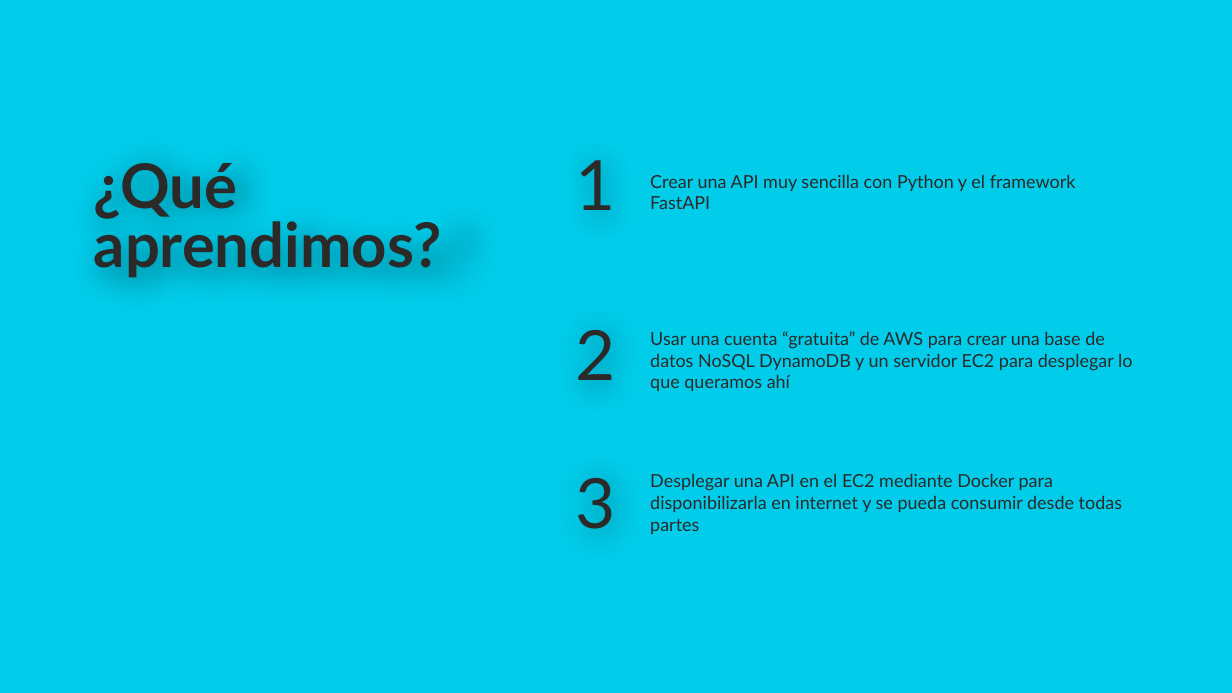
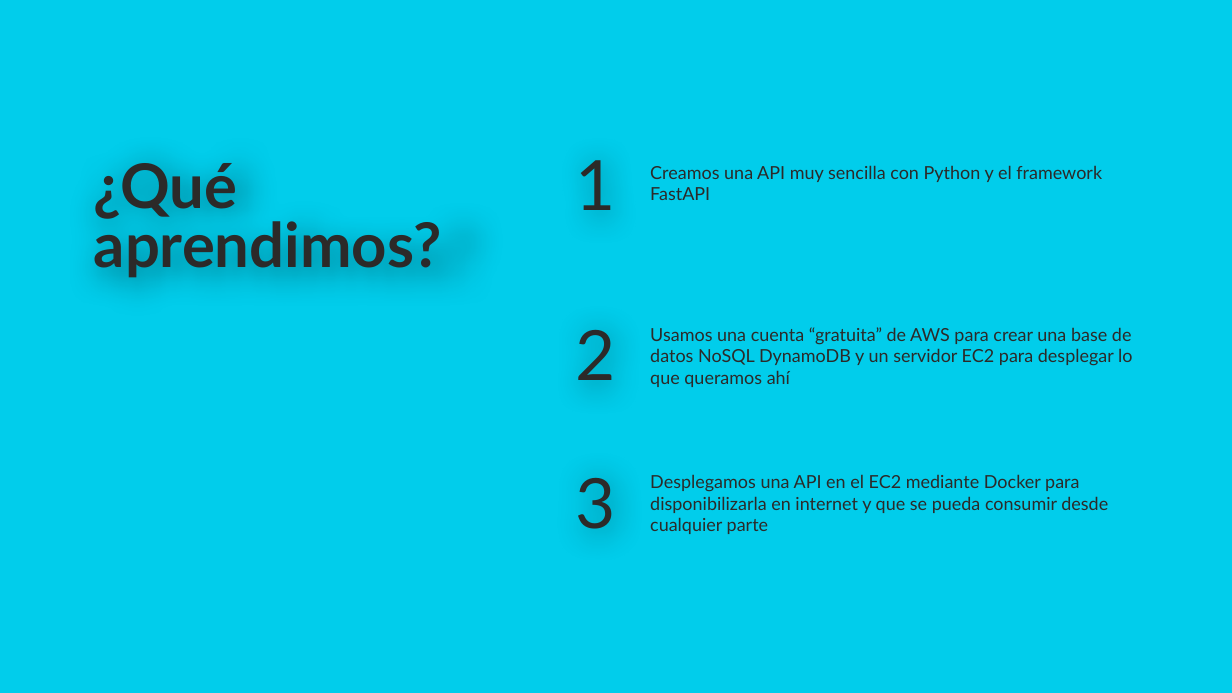
Before and after one commit to cde-aia-bc/curso-api-openhouse, a slide deck: slide 11 of Open House Curso API.pptx (slide 5 before the commit). Drawn at 1232x693 pixels with LibreOffice and Linux fonts; fonts in the diff are those of the drawing. Boxes give left, top, right and bottom in pixels: in the first picture for what was removed or moved away, otherwise in the second. Text is boxed around its words. In the diff, an @@ line names an element or a change of style, - is before the commit and + after.

```diff
--- a/Open House Curso API.pptx
+++ b/Open House Curso API.pptx
@@ text at (650, 165, 1102, 200): text changed @@
-Crear una API muy sencilla con Python y el framework FastAPI
+Creamos una API muy sencilla con Python y el framework FastAPI
@@ text at (650, 327, 1132, 387): text changed @@
-Usar una cuenta “gratuita” de AWS para crear una base de datos NoSQL DynamoDB y un servidor EC2 para desplegar lo que queramos ahí
+Usamos una cuenta “gratuita” de AWS para crear una base de datos NoSQL DynamoDB y un servidor EC2 para desplegar lo que queramos ahí
@@ text at (650, 474, 1108, 534): text changed @@
-Desplegar una API en el EC2 mediante Docker para disponibilizarla en internet y se pueda consumir desde todas partes
+Desplegamos una API en el EC2 mediante Docker para disponibilizarla en internet y que se pueda consumir desde cualquier parte
```
Also in this commit, not shown: 1 other slide changed, 7 slides added.
